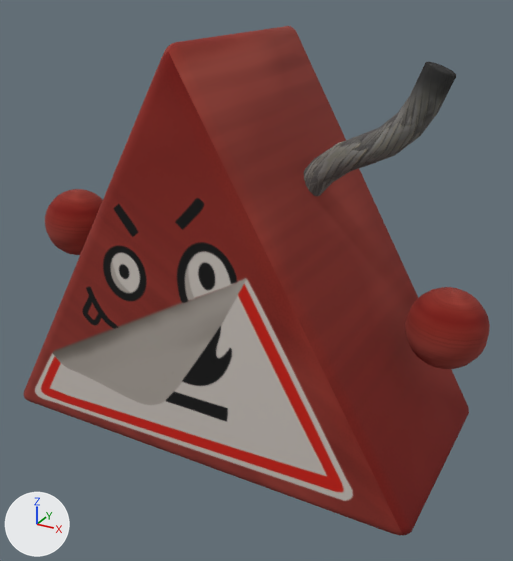
Two versions of the FBX model Stray Sheep/Assets/Marissa/Meshes/fire/firemeeplesmoothfbx2.fbx, one commit apart.
Rendered twice from a 50 mm lens placed at (2.45, -0.62, 3.32), pointed at (0.15, 3.58, 1.22). Arrows for +X, +Y and +Z are at lower left; the lights stay in place. The picture after the commit comes second. Where no turn or scale is listed for an object, it has been applied to the vertices.

Script lines for the objects in view, before the commit:
```python
me_cube_001 = bpy.data.meshes.new('Cube.001')
me_cube_001.from_pydata(...)  # 222 vertices, 221 faces; spans x -1.64..1.64, y -0.84..0.84, z 0.0..2.88
me_cube_001.materials.append(mat_flaming)  # picture img_1base_png
me_sphere_014 = bpy.data.meshes.new('Sphere.014')
me_sphere_014.from_pydata(...)  # a UV sphere (16 segments, 16 rings, poles along z) spanning x -1.855..-1.3, y -0.146..0.409, z 0.867..1.423
me_sphere_014.materials.append(mat_flamehand)  # picture img_firemeeple_flamehand_basemap_png
me_sphere_015 = bpy.data.meshes.new('Sphere.015')
me_sphere_015.from_pydata(...)  # a UV sphere (16 segments, 16 rings, poles along z) spanning x 1.319..1.874, y -0.41..0.144, z 0.87..1.427
me_sphere_015.materials.append(mat_flamehand)  # picture img_firemeeple_flamehand_basemap_png
me_vert_008 = bpy.data.meshes.new('Vert.008')
me_vert_008.from_pydata(...)  # 116 vertices, 114 faces; spans x 0.336..1.428, y -0.106..0.106, z 1.694..2.767
me_vert_008.materials.append(mat_lontje)  # picture img_firemeeple_lontje_basemap_png
ob_flamehand = bpy.data.objects.new('flamehand', me_sphere_014)
ob_flamehand.location = (-0.026, 3.523, 0.213)
ob_flamehand_001 = bpy.data.objects.new('flamehand.001', me_sphere_015)
ob_flamehand_001.location = (-0.085, 3.904, -0.065)
ob_flamingguy = bpy.data.objects.new('flamingguy', me_cube_001)
ob_flamingguy.location = (0.0, 3.605, 0.057)
ob_lontje = bpy.data.objects.new('lontje', me_vert_008)
ob_lontje.location = (0.0, 3.605, 0.057)
```
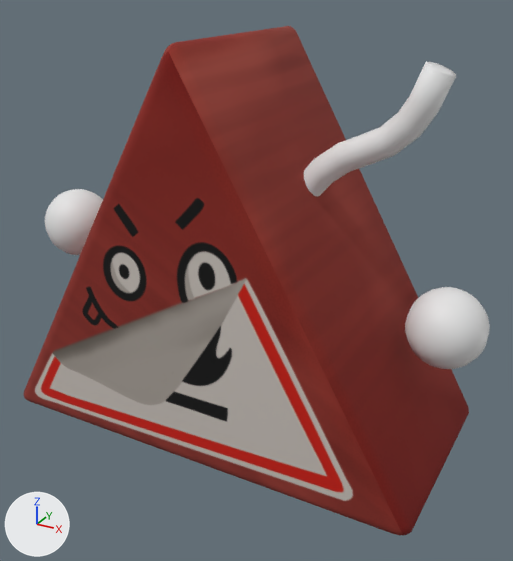
The newer file is also turned or shifted as a whole; pictures and numbers use the older file's frame.

The change, as a list of edits to the scene's bpy script:
```text
Change me_vert_008:
    where me_vert_008.from_pydata(...)  # 116 vertices, 114 faces; spans x 0.336..1.428, y -0.106..0.106, z 1.694..2.767
    remove me_vert_008.materials.append(mat_lontje)  # picture img_firemeeple_lontje_basemap_png
Change me_sphere_014:
    where me_sphere_014.from_pydata(...)  # 242 vertices, 256 faces; spans x -1.855..-1.3, y -0.146..0.409, z 0.867..1.423
    remove me_sphere_014.materials.append(mat_flamehand)  # picture img_firemeeple_flamehand_basemap_png
Change me_sphere_015:
    where me_sphere_015.from_pydata(...)  # 242 vertices, 256 faces; spans x 1.319..1.874, y -0.41..0.144, z 0.87..1.427
    remove me_sphere_015.materials.append(mat_flamehand)  # picture img_firemeeple_flamehand_basemap_png
```

Boxes (x1, y1, x2, y2) around the edits, measured in the pictures (513 x 561 px):
'lontje', recoloured (grey to white)
    both: (304, 62, 456, 196)
'flamehand.001', recoloured (red to white)
    both: (405, 287, 490, 369)
'flamehand', recoloured (red to white)
    both: (45, 189, 103, 255)
